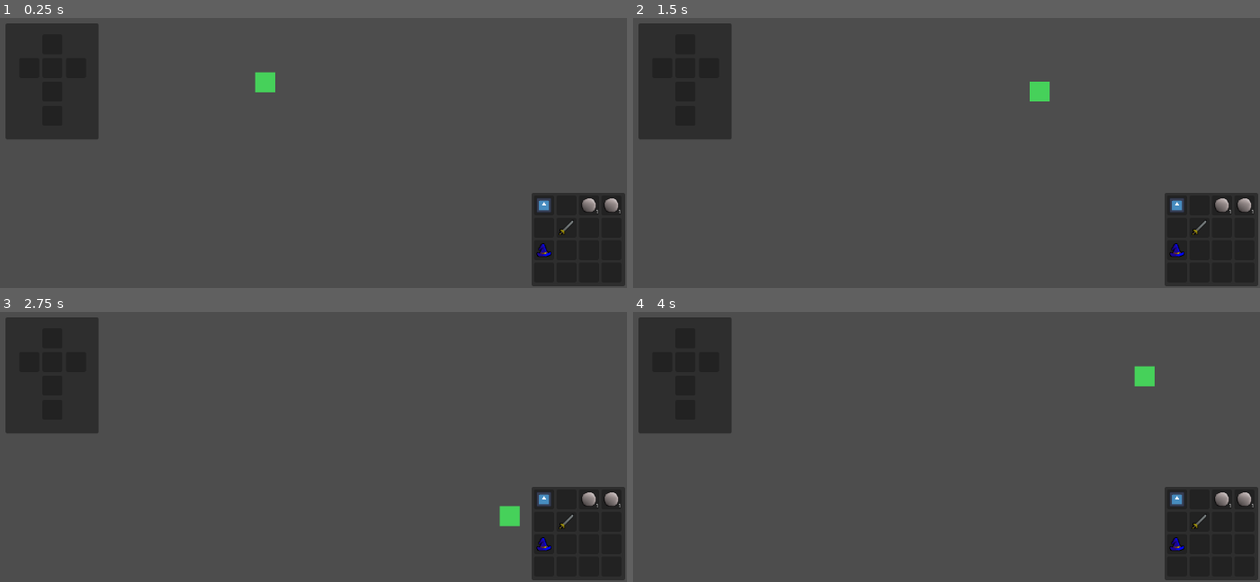
Above: before the commit, frames 1-4 (two rows, left to right).
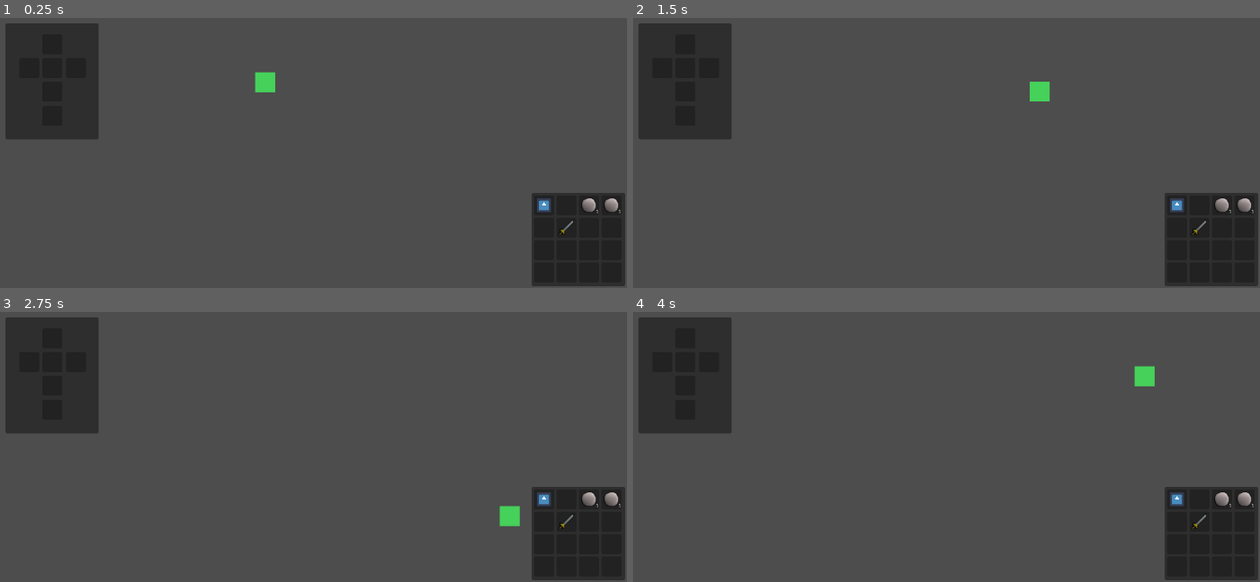
Above: after the commit, the same moments.

Repository: wildbeard/rpg
Game: Godot game, scene res://Scenes/Overworld.tscn
Same seed, same stepped clock (60 frames per second), same inputs: the game is played once before the commit and once after it. The project has no main scene, so this scene is started directly. The engine's default icon, where the game draws it, is replaced by a stand-in: a white triangle on a blue panel in a dark square.
Inputs:
- Up to frame 1 (0.25 s): no input
- Up to frame 2 (1.5 s): tap Enter (ui_accept) at 0.5, 0.77 s; hold D (move_right) 0.53-1.28 s; hold S (move_down) from 1.28 s (still down)
- Up to frame 3 (2.75 s): tap Enter (ui_accept) at 1.52 s; release S (move_down) at 2.03 s; hold D (move_right) from 2.03 s (still down)
- Up to frame 4 (4 s): release D (move_right) at 2.78 s; hold W (move_up) 2.78-3.53 s; tap Enter (ui_accept) at 3.02, 3.5, 3.77 s; hold A (move_left) from 3.53 s (still down)

The runs differ from the first frame. In frame 1, less than 0.1% of the frame differs, in the area x 85-88%, y 83-89%; in frame 2, less than 0.1%; in frame 3, less than 0.1%; in frame 4, less than 0.1%.

Commit message:
Added Armor & Weapon resource classes

Diff:
--- /dev/null
+++ b/Resources/Armor.gd
@@ -0,0 +1,11 @@
+extends Item
+class_name Armor
+
+enum ArmorType {
+	LIGHT,
+	MEDIUM,
+	HEAVY
+}
+
+@export_enum("Light", "Medium", "Heavy") var armorType: int
+@export var armorValue: int = 10
--- a/Resources/Items/MagicHat.tres
+++ b/Resources/Items/MagicHat.tres
@@ -1,11 +1,15 @@
-[gd_resource type="Resource" script_class="Item" load_steps=3 format=3 uid="uid://svqhom1qdjwv"]
+[gd_resource type="Resource" script_class="Armor" load_steps=2 format=3 uid="uid://svqhom1qdjwv"]
 
-[ext_resource type="Script" path="res://Resources/Item.gd" id="1_f8nl4"]
-[ext_resource type="Texture2D" uid="uid://dptfxl7d5f7tk" path="res://Assets/Magic_icon.png" id="2_p5lf7"]
+[ext_resource type="Script" path="res://Resources/Armor.gd" id="1_opb0k"]
 
 [resource]
-script = ExtResource("1_f8nl4")
-texture = ExtResource("2_p5lf7")
-itemType = 0
+script = ExtResource("1_opb0k")
+armorType = 0
+armorValue = 10
+itemType = 8
+name = ""
+description = ""
+price = 10
 quantity = 0
+maxStack = 99
 isStackable = false
--- a/Resources/Items/Sword.tres
+++ b/Resources/Items/Sword.tres
@@ -1,14 +1,15 @@
-[gd_resource type="Resource" script_class="Item" load_steps=3 format=3 uid="uid://dn5q4t8w1tqop"]
+[gd_resource type="Resource" script_class="Weapon" load_steps=3 format=3 uid="uid://dn5q4t8w1tqop"]
 
-[ext_resource type="Script" path="res://Resources/Item.gd" id="1_v140s"]
+[ext_resource type="Script" path="res://Resources/Weapon.gd" id="1_werdy"]
 [ext_resource type="Texture2D" uid="uid://b21maxdc6lwb7" path="res://Assets/Attack_icon.png" id="2_lnanm"]
 
 [resource]
-script = ExtResource("1_v140s")
+script = ExtResource("1_werdy")
 texture = ExtResource("2_lnanm")
 itemType = 6
-name = "Sword"
+name = "Dull Sword"
 description = "A basic sword"
+price = 10
 quantity = 0
 maxStack = 1
 isStackable = false
--- /dev/null
+++ b/Resources/Weapon.gd
@@ -0,0 +1,4 @@
+extends Item
+class_name Weapon
+
+@export var damage: int = 10
